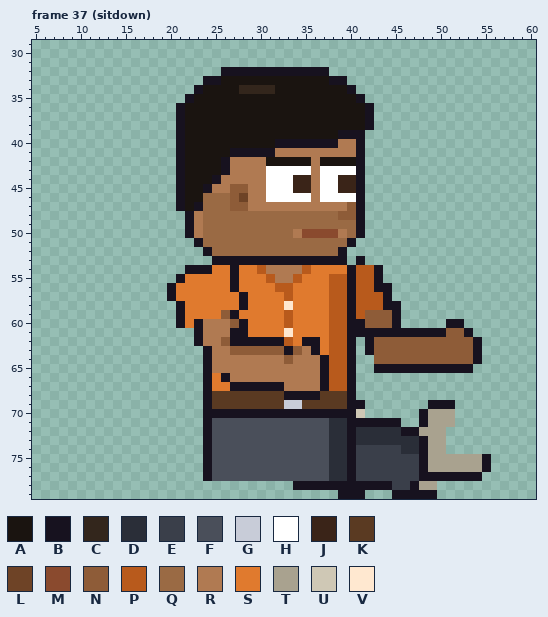
Two states of a pixel-art file, sprites/expo/expo_vendo_right_anim.aseprite. This is how it looked before the edit.
64x80 pixels, 129 frames. Shown: frame 37 (sitdown): x 5..60, y 29..79. The commit also changed other frames, which this record leaves out.
Visible layers, top first: "Arm Top", "Stubble", "Hair", "Face", "Watch", "Near Arm", "Collar", "Belt", "Shirt", "Body", "Back Arm", "Pants", "Shoes".
Palette (. is transparent): A #1a1410  B #17121f  C #33261c  D #2a2e38  E #3a3f4a  F #4a4f5a  G #c8ccd8  H #ffffff  J #3a2418  K #5a3a22  L #6e4326  M #8a4a2e  N #8e5c38  P #b85a1c  Q #9a6a44  R #b07a52  S #e07a2e  T #a9a28f  U #cfc8b5  V #ffe8d0
Pixels before, frame 37 (sitdown) (only the part around the change), first column x 28:
63 NNNNNBNRBSPPB.BNNNNNNNNNNNB.....
64 RRRRRNRRRBPPB..NNNNNNNNNNNB.....
65 RRRRRRRRRBPPB..BBBBBBBBBBB......
66 RRRRRRRRRBPPB...................
67 BBBBBRRRRBPPB...................
68 KKKKKBBBBKKKB...................
69 KKKKKGGKKKKKBB.......BBB........
70 BBBBBBBBBBBBBU......BTTT........
71 FFFFFFFFFFDDBBBBBB..BTTT........
72 FFFFFFFFFFDDBDDDDDBBTTT.........
73 FFFFFFFFFFDDBDDDDDDDBTT.........
74 FFFFFFFFFFDDBEEEEEDDBTT.........
75 FFFFFFFFFFDDBEEEEEEEBTTTTTTB....
76 FFFFFFFFFFDDBEEEEEEEBTTTTTTB....
77 FFFFFFFFFFDDBEEEEEEEBBBBBBB.....
78 ......BBBBBBBBBBBEEBTT..........
79 ...........BBB...BBBBB..........
Once edited:
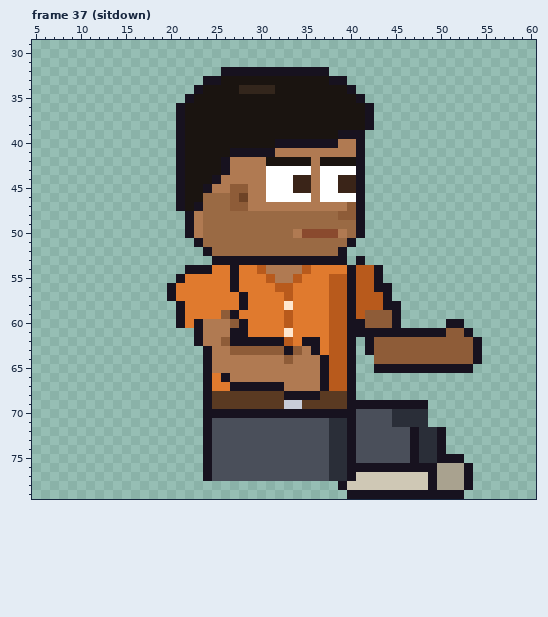
Changes in this commit:
Changed rows in their new state; - is an unchanged pixel.
Frame 37 (sitdown), layers "Pants", "Shoes":
first column x 34:
69 --------BBBBBBB...----
70 -------FFFFDDDD...----
71 -------FFFFDDDD...----
72 -------FFFFFF-DDB-----
73 -------FFFFFFBDDB-----
74 -------FFFFFFBDDB-----
75 -------FFFFFFBDDBBB...
76 -------BBBBBBB-B---B..
77 -------UUUUUUUU-TTT-.-
78 .....-UUUUUUUUUBTTTB--
79 -----.--BBB-----BBB---
Pixel boxes of the changes (left, top, right, bottom) in both pictures:
changed: (293, 400, 491, 499)
